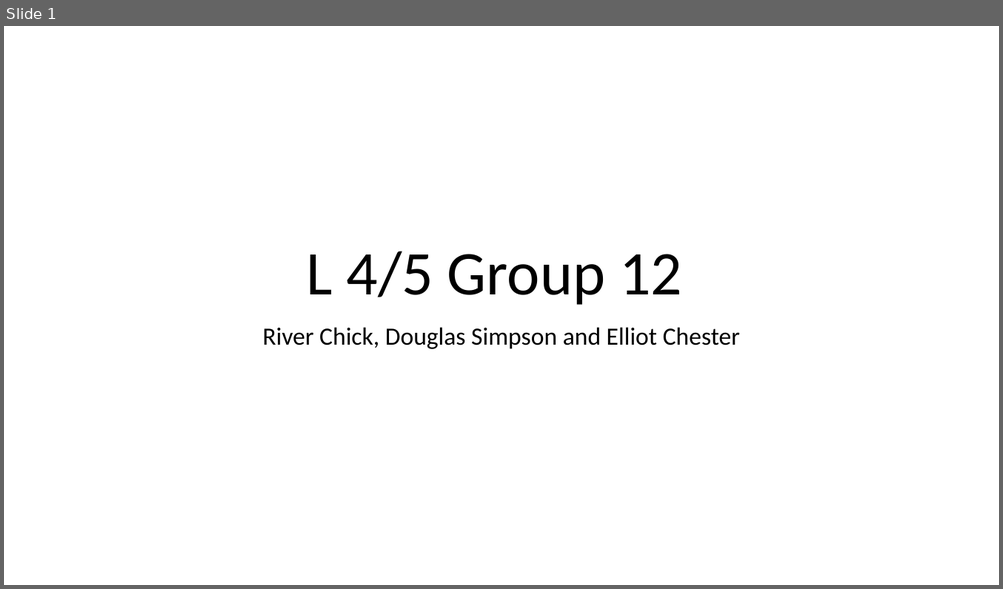
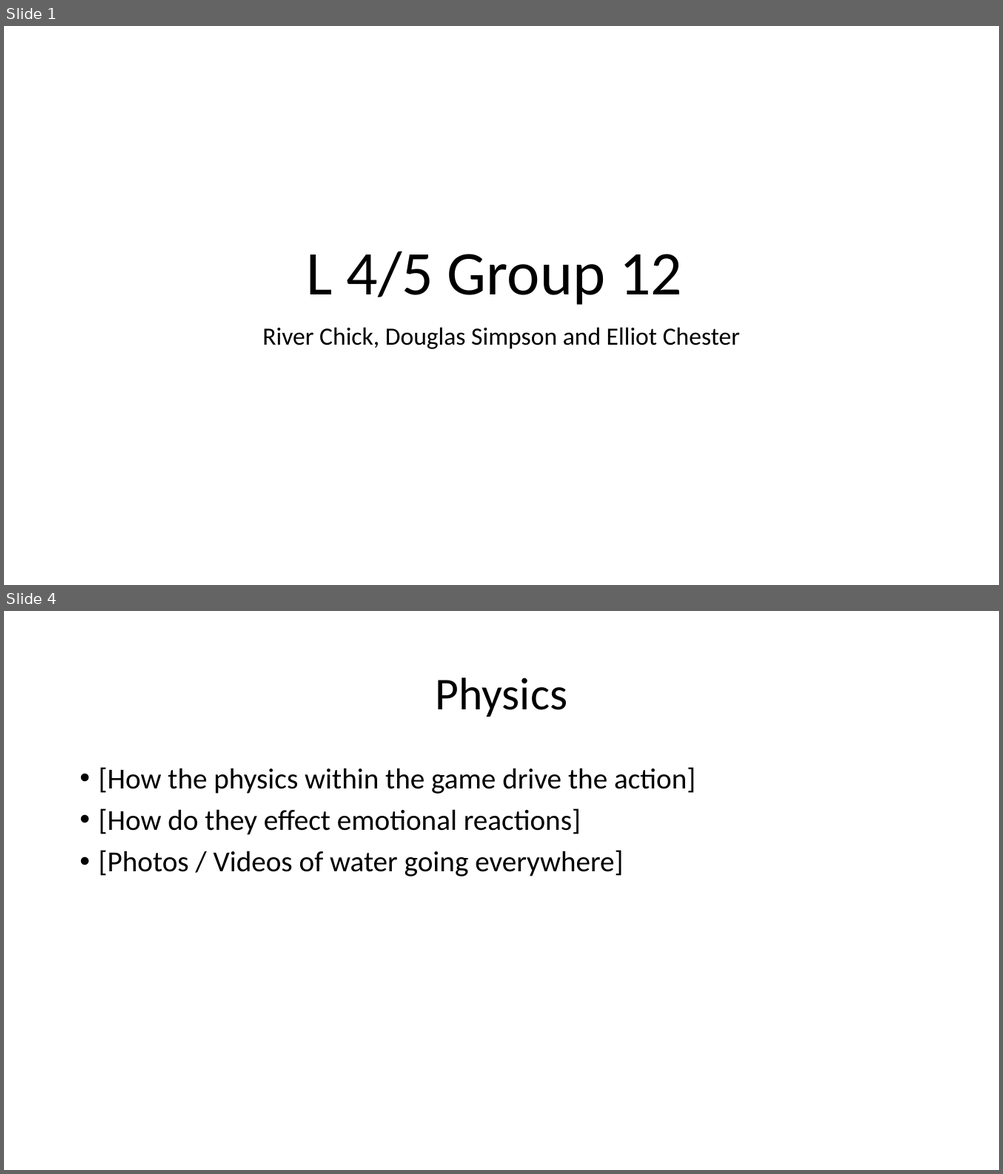
Before and after one commit to UoSGamesGroups/second-semester-s2-level-4-5-group-12, a slide deck: Assets/Research/Week 9.pptx. Shown one above the other, each under a label of ours: slide 1 before the commit, slides 1 and 4 after it; the slides between them are not shown. The pictures are 1003x589 and 1003x1174 pixels, drawn with LibreOffice and Linux fonts; fonts in the diff are those of the drawing. Boxes give left, top, right and bottom in pixels: in the first picture for what was removed or moved away, otherwise in the second. Text is boxed around its words. In the diff, an @@ line names an element or a change of style, - is before the commit and + after.

```diff
--- a/Assets/Research/Week 9.pptx
+++ b/Assets/Research/Week 9.pptx
@@ slide 4 added at (x1=4, y1=611, x2=999, y2=1170), background #FFFFFF @@
@@ title added at (x1=435, y1=678, x2=568, y2=717), 44 pt, text #000000 @@
+Physics
@@ text added at (x1=99, y1=767, x2=695, y2=877), 28 pt, text #000000 @@
+• [How the physics within the game drive the action]
+• [How do they effect emotional reactions]
+• [Photos / Videos of water going everywhere]
```
Also in this commit, not shown: 3 slides changed, 4 other slides added.
